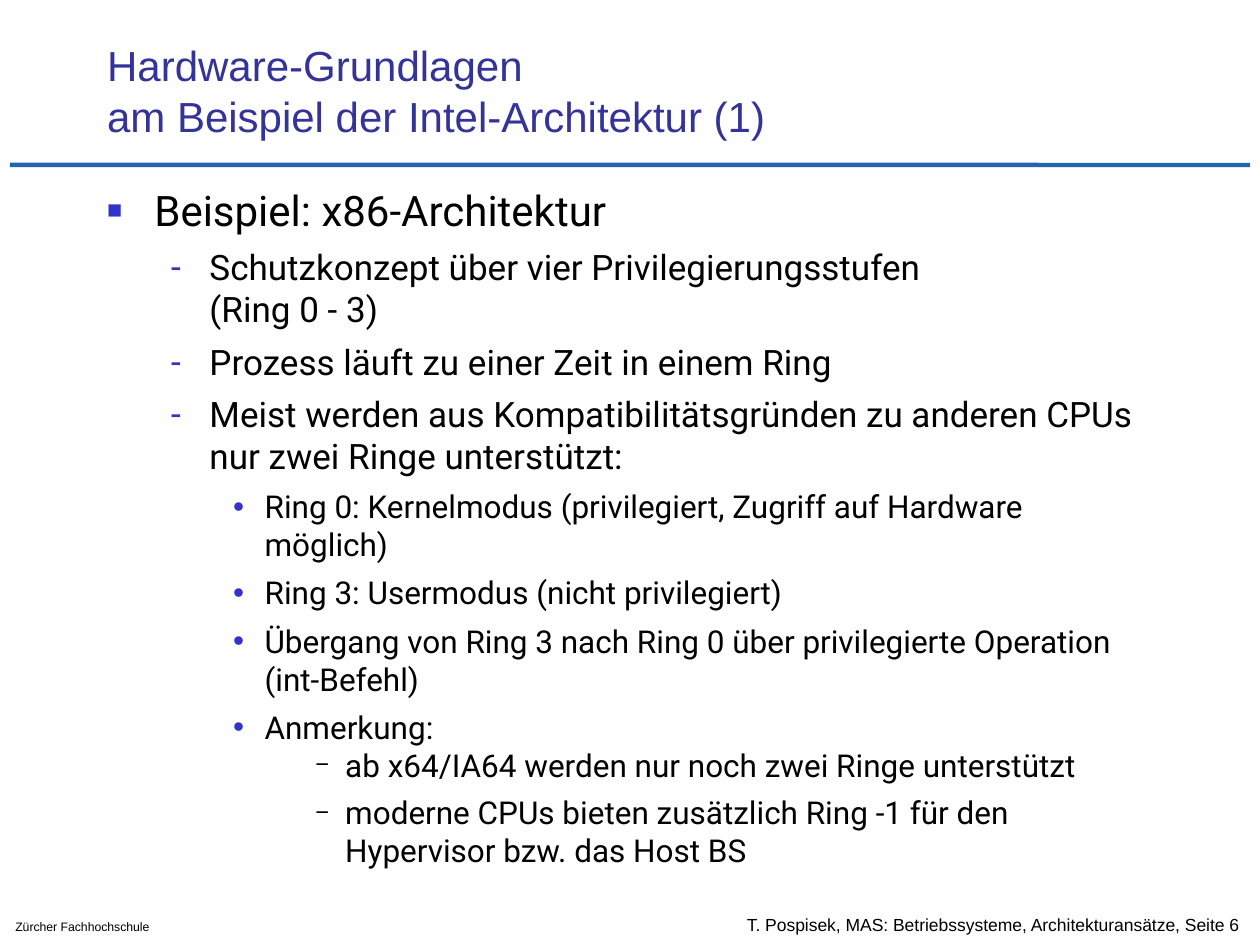
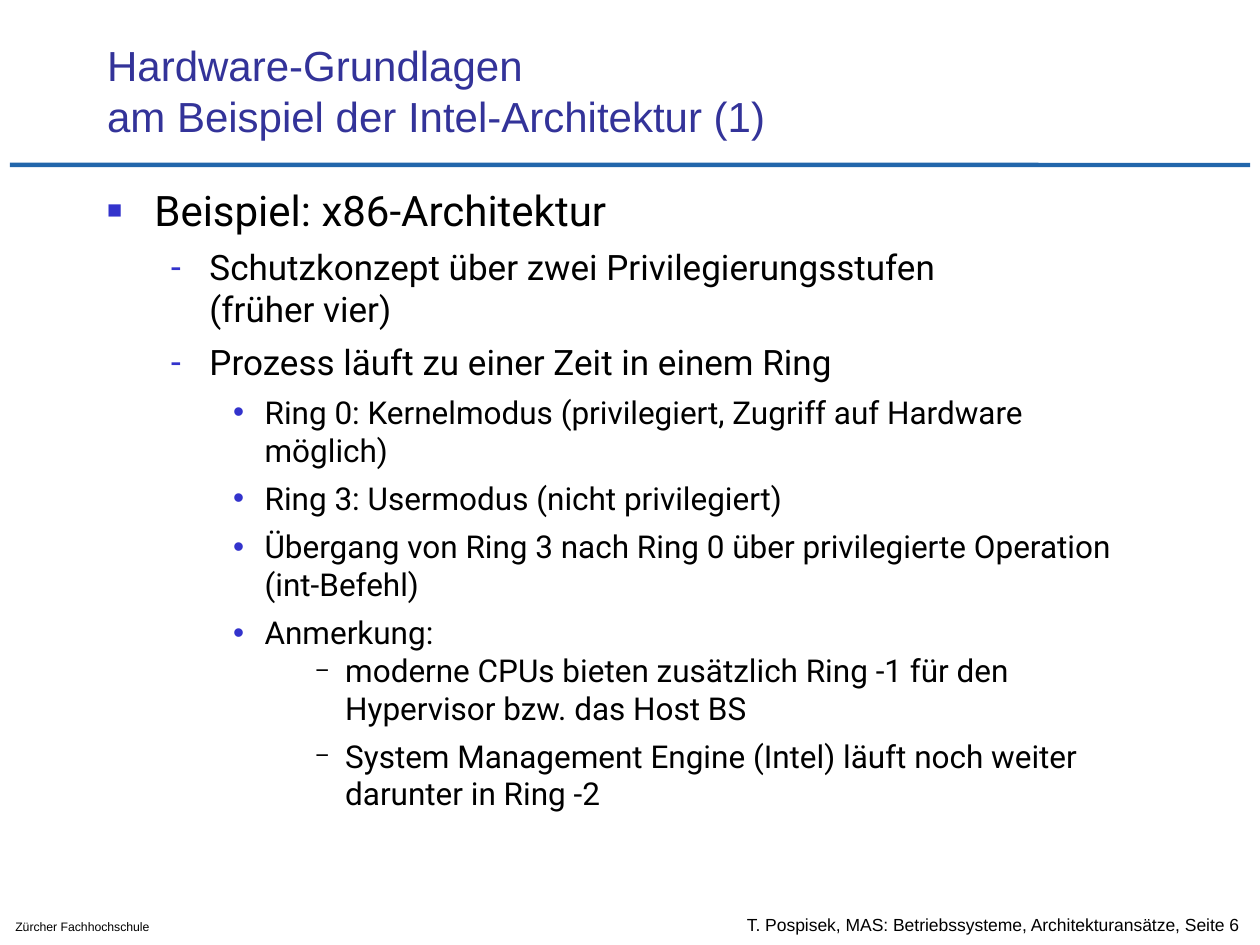
Before and after one commit to tpo/betriebssysteme, a slide deck: slide 6 of 02-2_Architekturansätze.odp. Drawn at 1260x945 pixels with LibreOffice and Linux fonts; fonts in the diff are those of the drawing; background and template pictures are left out. Boxes give left, top, right and bottom in pixels: in the first picture for what was removed or moved away, otherwise in the second. Text is boxed around its words. In the diff, an @@ line names an element or a change of style, - is before the commit and + after.

Commit message:
diverse Änderungen
S.5 Formattierung
S.6 alte Ringe 1 + 2 rausgeschmissen, System Management Engine in Ring -2 erwähnt
S.14 Unix Schichten Model (extrem ähnlich wie Linux Schichten Model) gelöscht
S.15 Linux Schichten Model angepasst
S.18 Kubernetes als "verteiltes Betriebssytem?" erwähnt
S.18 Formulierung etwas abgeschwächt ("immer mehr" ... naja)
S.30 Bytecode wird heute meist JIT'ed
S.30 *ausführbare* Programme werden unabhängig von CPU Arch!
S.33 HaaS eingefüht

```diff
--- a/02-2_Architekturansätze.odp
+++ b/02-2_Architekturansätze.odp
@@ text at <box>209,253,935,330</box>: text changed @@
-  – Schutzkonzept über vier Privilegierungsstufen
-    (Ring 0 - 3)
+  – Schutzkonzept über zwei Privilegierungsstufen
+    (früher vier)
@@ text at <box>209,400,1132,477</box>: paragraph removed @@
-  – Meist werden aus Kompatibilitätsgründen zu anderen CPUs nur zwei Ringe unterstützt:
@@ text at <box>345,743,1077,812</box>: paragraph added @@
+      − System Management Engine (Intel) läuft noch weiter darunter in Ring -2
@@ text at <box>345,753,1075,784</box>: paragraph removed @@
-      − ab x64/IA64 werden nur noch zwei Ringe unterstützt
```
Also in this commit, not shown: 5 other slides changed, 1 slide removed, 1 other file.
